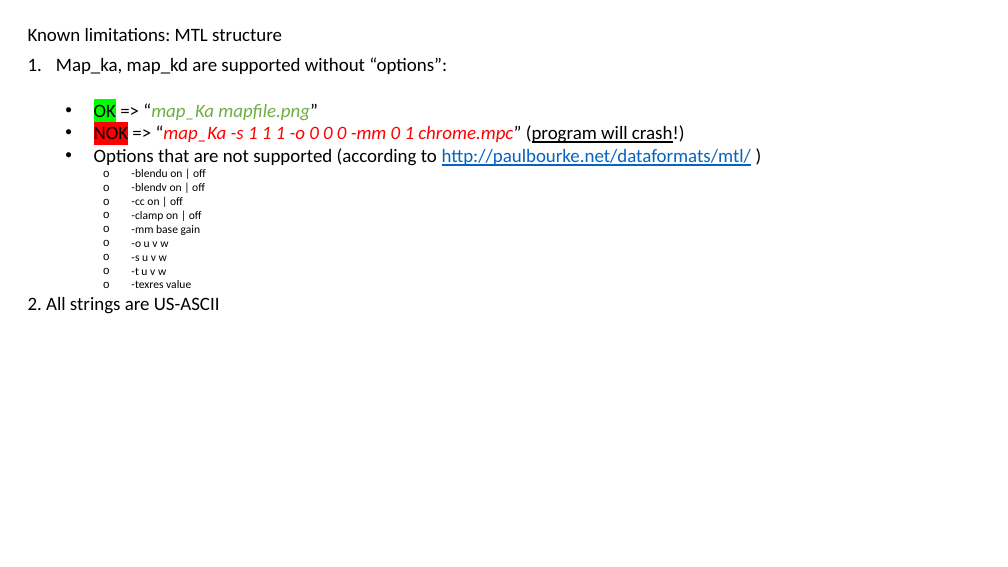
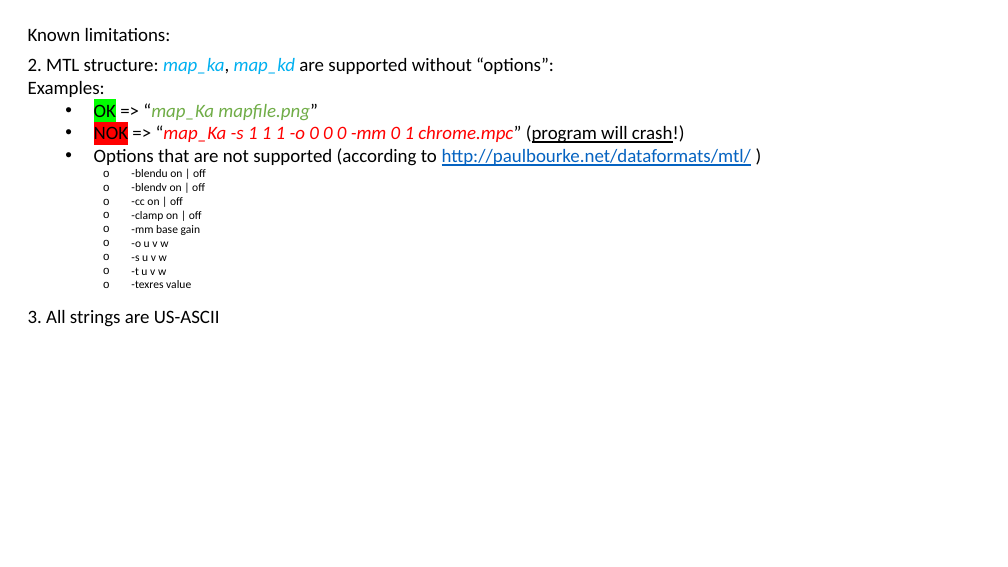
Before and after one commit to george2209/WavefrontOBJSerializer, a slide deck: slide 11 of docs/OBJ to binary structure_20210611_V1.1.pptx (slide 10 before the commit). Drawn at 1008x567 pixels with LibreOffice and Linux fonts; fonts in the diff are those of the drawing. Boxes give left, top, right and bottom in pixels: in the first picture for what was removed or moved away, otherwise in the second. Text is boxed around its words. In the diff, an @@ line names an element or a change of style, - is before the commit and + after.

```diff
--- a/docs/OBJ to binary structure_20210611_V1.1.pptx
+++ b/docs/OBJ to binary structure_20210611_V1.1.pptx
@@ text at (x1=28, y1=28, x2=171, y2=41): text changed @@
-Known limitations: MTL structure
+Known limitations:
@@ text at (x1=28, y1=57, x2=554, y2=100): text changed @@
-1. Map_ka, map_kd are supported without “options”:
+2. MTL structure: map_ka, map_kd are supported without “options”:
+Examples:
@@ text at (x1=28, y1=310, x2=220, y2=327): text changed @@
-2. All strings are US-ASCII
+3. All strings are US-ASCII
```
Also in this commit, not shown: 3 other slides changed, 2 slides added, 1 slide removed, 14 other files.
